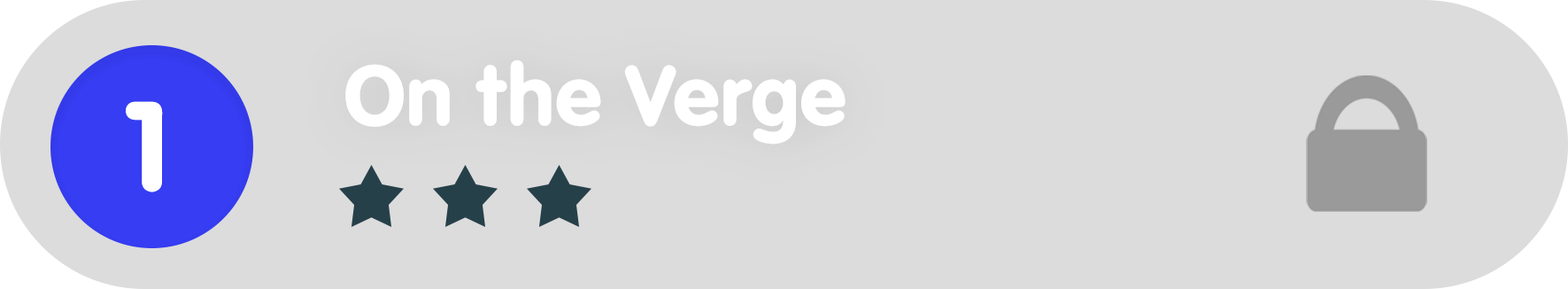
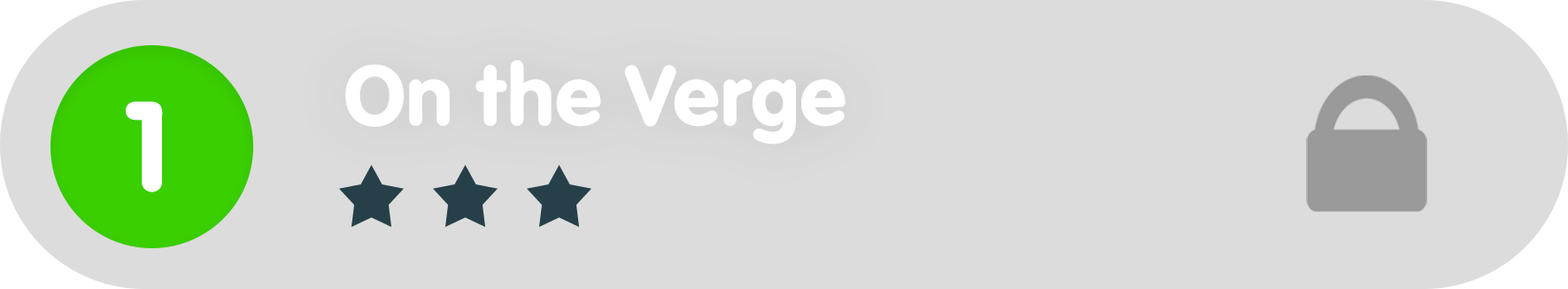
Revision of a layered 1568px x 289px image; what changed, layer by layer:
painted on "Ellipse_green" over [50, 45, 254, 248]
